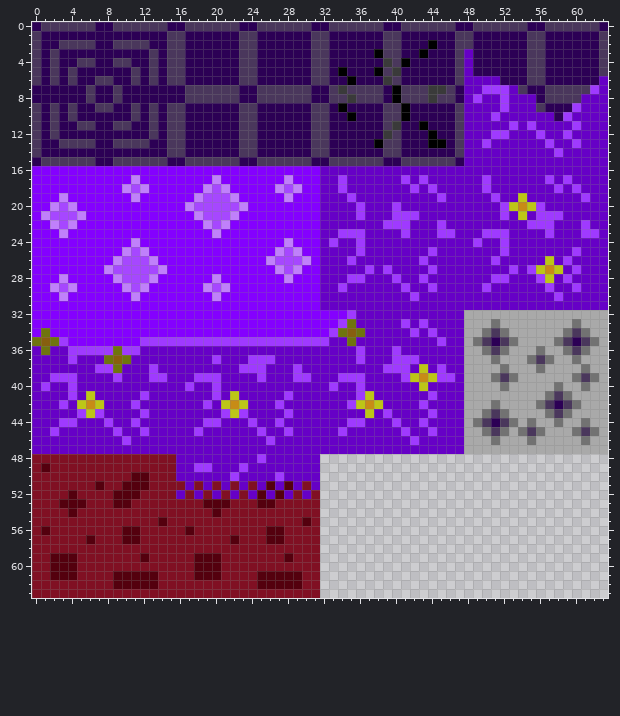
Pixel-art sprite: 3D2DGameTest/Assets/Matubara/UnityTile3D/Tile3D/Block.png. The first picture shows the starting point.
The file is 64x64 pixels. Colours within 5 levels of each other are drawn and written as one.
The same view after the edit:
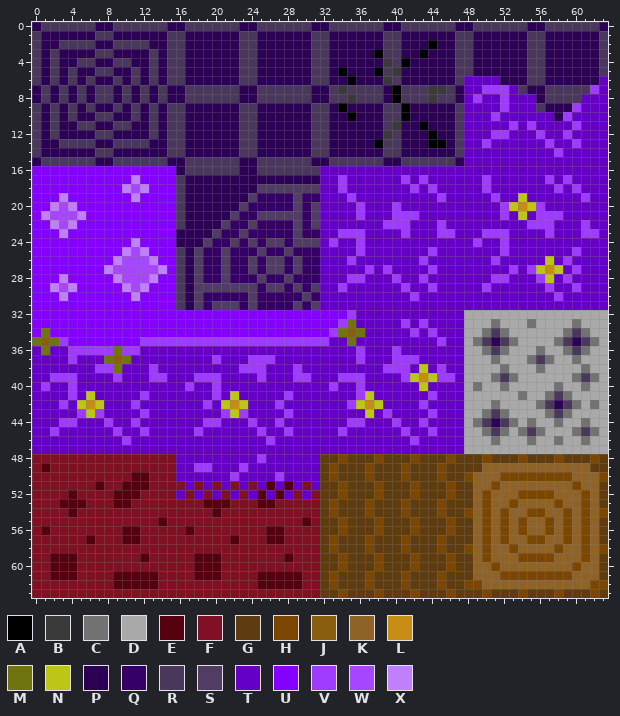
Palette (. is transparent): A #000000  B #3a3a3a  C #727272  D #a9a9a9  E #54000e  F #801023  G #5e3c10  H #7b4601  J #875f0f  K #8f6227  L #c78c16  M #6f740e  N #bdc617  P #2c0055  Q #350066  R #4a375c  S #513d64  T #6600c6  U #8400ff  V #9f3aff  W #a647ff  X #c080fb
Change:
Changed rows in their new state; - is an unchanged pixel.
first column x 1:
 1 ------RR-----------------------------------------------
 3 ------RR---------------------------------------R-------
 4 -----------------------------------------------R-------
 5 ------RR---------------------------------------R-------
 6 -----RPPR----------------------------------------------
 7 R-R-RPRRPR-R-R-----------------------------------------
 8 R-R-RPRRPR-R-R-----------------------------------------
 9 -----RPPR----------------------------------------------
10 ------RR-----------------------------------------------
12 ------RR-----------------------------------------------
14 ------RR-----------------------------------------------
16 ---------------PRRRRRRPPRRRRRRR------------------------
17 ---------------RPPPPPPPPPPPPPPP------------------------
18 ---------------RPPPPPPPPSSSSSSS------------------------
19 ---------------RPPPPPPPSQQQQSQQ------------------------
20 ---------------RPPPPPPSQQQQQSQS------------------------
21 ---------------RPPPPPSQQSSSSSQS------------------------
22 ---------------RPPPPSQQSQQQQSQS------------------------
23 ---------------PPPPSQQSQQQQQSQQ------------------------
24 ---------------PPPSQQSQSQSSQSSS------------------------
25 ---------------RPSQQSQQQSQQSQQQ------------------------
26 ---------------RPSQQSQQSQSSQSQQ------------------------
27 ---------------RPSQQSQQSQSSQSQQ------------------------
28 ---------------RPSQQSQQQSQQSQQQ------------------------
29 ---------------RPSSSSSSSQSSQSQS------------------------
30 ---------------RPSQQQQQSQQQQQSQ------------------------
31 ---------------RPSQSSSQSQQQQSQS------------------------
33 ------------------------------------------------------C
first column x 49:
40 C-------------
41 -----C--------
42 -------------C
first column x 32:
46 --------------------------C-----
48 GGHGGGHGGGHGGGHGGGHGGGHGGGHGGGHG
49 GHGGGHGGGHGGGHGGGGKKKKKKKKKKKKGG
50 GHGGGHGGGHGGGHGGHKKKHHHHHHHHKKKH
51 GGHGGGHGGGHGGGHGGKKHKKKKKKKKHKKG
52 GGHGGGHGGGHGGGHGGKHKKKHHHHKKKHKG
53 GHGGGHGGGHGGGHGGGKHKKHKKKKHKKHKG
54 GHGGGHGGGHGGGHGGHKHKHKKHHKKHKHKH
55 GGHGGGHGGGHGGGHGGKHKHKHKKHKHKHKG
56 GGHGGGHGGGHGGGHGGKHKHKHKKHKHKHKG
57 GHGGGHGGGHGGGHGGGKHKHKKHHKKHKHKG
58 GHGGGHGGGHGGGHGGHKHKKHKKKKHKKHKH
59 GGHGGGHGGGHGGGHGGKHKKKHHHHKKKHKG
60 GGHGGGHGGGHGGGHGGKKHKKKKKKKKHKKG
61 GHGGGHGGGHGGGHGGGKKKHHHHHHHHKKKG
62 GHGGGHGGGHGGGHGGHHKKKKKKKKKKKKHH
63 GGHGGGHGGGHGGGHGGGHGGGHGGGHGGGHG
Where, in picture pixels (left, top, right, bottom), the same in both pictures:
changed: (41, 31, 167, 157)
changed: (464, 49, 473, 76)
changed: (176, 166, 320, 310)
changed: (527, 319, 536, 328)
changed: (473, 382, 482, 391)
changed: (518, 391, 527, 400)
changed: (320, 400, 608, 598)
